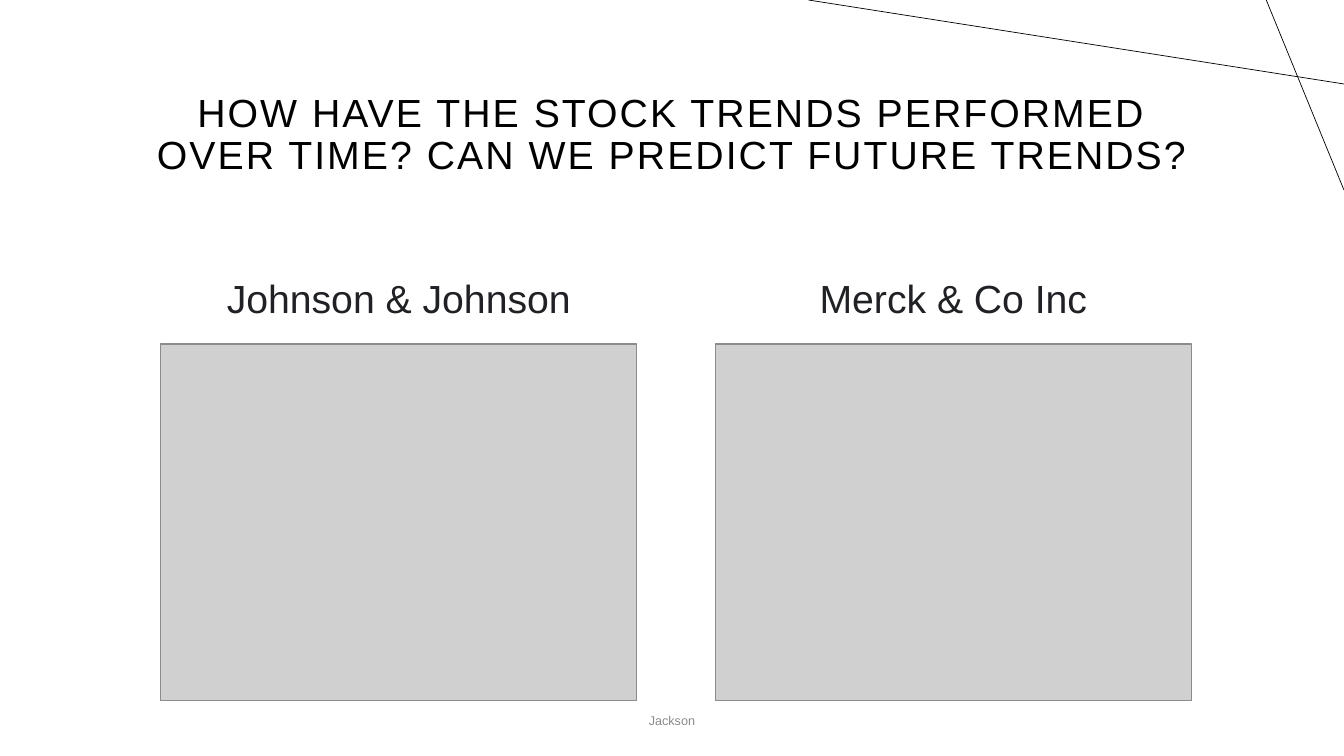
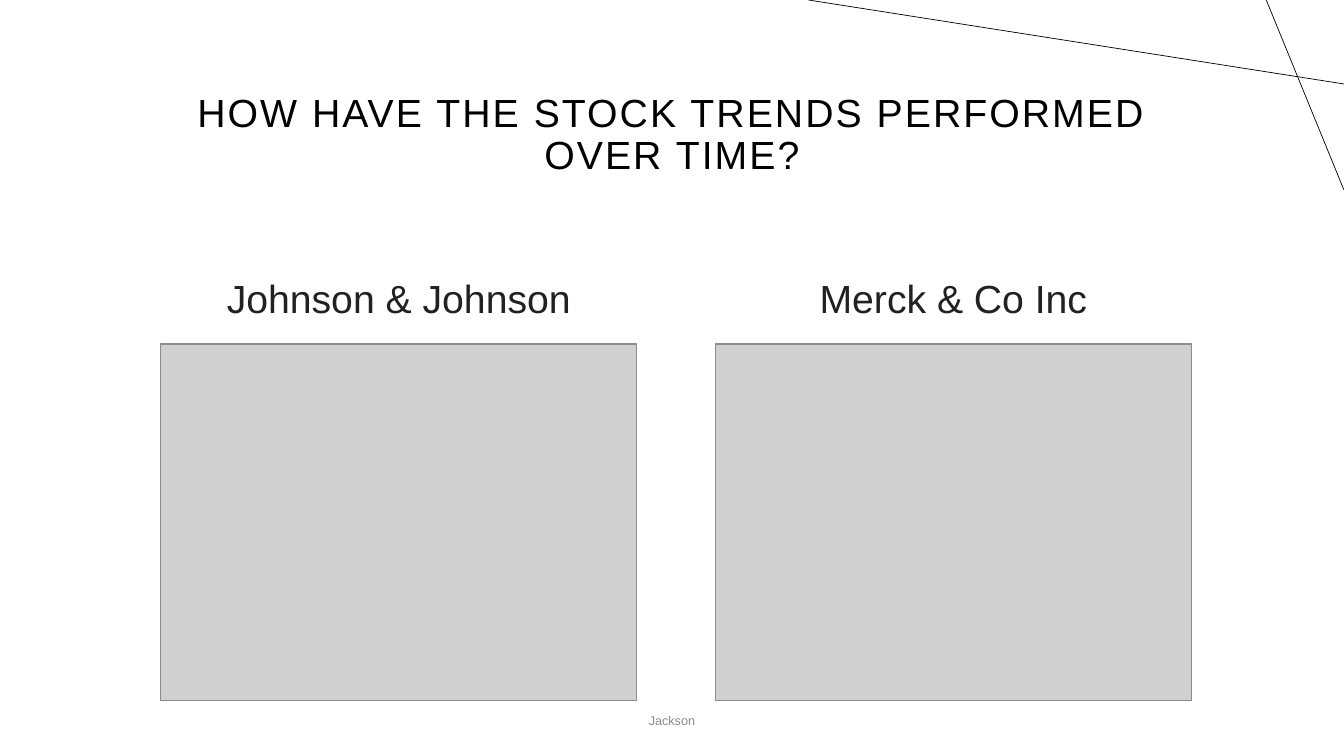
Before and after one commit to proctorsjackson/group_3_project_1, a slide deck: slide 8 of Powerpoint_Final.pptx (slide 10 before the commit). Drawn at 1344x756 pixels with LibreOffice and Linux fonts; fonts in the diff are those of the drawing; grey boxes stand for pictures. Boxes give left, top, right and bottom in pixels: in the first picture for what was removed or moved away, otherwise in the second. Text is boxed around its words. In the diff, an @@ line names an element or a change of style, - is before the commit and + after.

```diff
--- a/Powerpoint_Final.pptx
+++ b/Powerpoint_Final.pptx
@@ title at [197,99,1144,170]: text changed @@
-HOW HAVE THE STOCK TRENDS PERFORMED OVER TIME? CAN WE PREDICT FUTURE TRENDS?
+HOW HAVE THE STOCK TRENDS PERFORMED OVER TIME?
```
Also in this commit, not shown: 3 other slides changed, 1 slide added, 3 slides removed.
